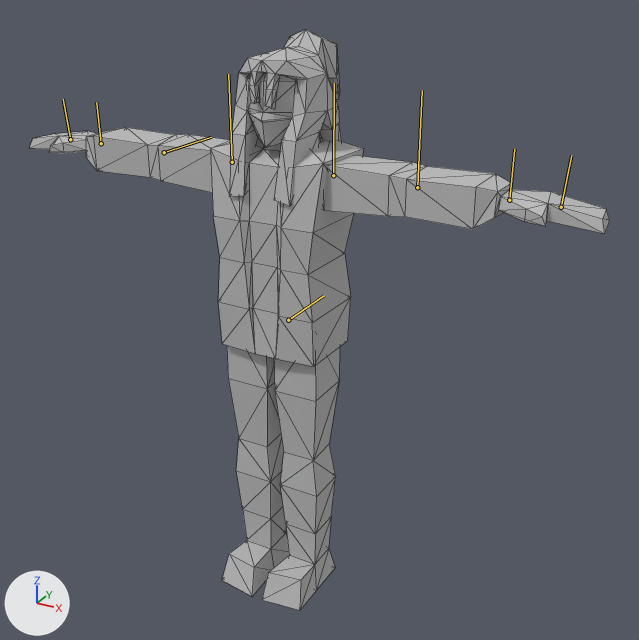
An edit to the glTF model Assets/Models/Character Models/Axel/Axel Model.glb, drawn before and after from the same camera.
Both versions are drawn from a 50 mm lens placed at (18.0, -29.7, 28.0), pointed at (1.9, -0.3, 13.3). Every picture has the same lights, and +X, +Y and +Z are marked at lower left. The bones that change are drawn over the model as lines. Mesh edges are drawn as thin lines.
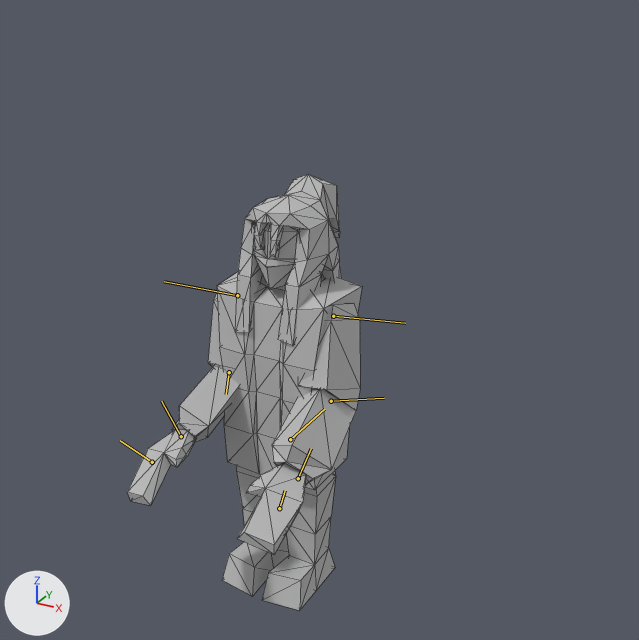
The newer file adds an action. The first version stands in its rest pose; the second is drawn at frame 24 of the action 'SittingUpperLoop'.

Where the change shows, as pixel boxes [x1, y1, x2, y2] in the pictures (639 x 640 px):
'Mesh_0', posed
    before: [210, 138, 364, 366]
    after: [217, 272, 362, 490]
'Mesh_4', posed (57% narrower, 219% taller)
    before: [324, 156, 610, 234]
    after: [237, 303, 360, 554]
'Hair', posed
    before: [229, 29, 341, 206]
    after: [235, 174, 342, 346]
'Mesh_3', posed
    before: [29, 127, 230, 193]
    after: [128, 293, 239, 506]
'Head', posed (8% narrower, 9% shorter)
    before: [246, 73, 298, 148]
    after: [252, 222, 300, 290]
bone 'UpperArmL', root to tip
    before: (333, 175) to (334, 83)
    after: (333, 316) to (405, 323)
bone 'LowerArmL', root to tip
    before: (417, 187) to (422, 90)
    after: (331, 401) to (384, 398)
bone 'PalmL', root to tip
    before: (509, 200) to (514, 149)
    after: (298, 478) to (311, 448)
bone 'FingersL', root to tip
    before: (561, 207) to (571, 155)
    after: (279, 508) to (285, 490)
bone 'UpperArmR', root to tip
    before: (232, 162) to (228, 74)
    after: (237, 295) to (164, 281)
bone 'LowerArmR', root to tip
    before: (164, 152) to (211, 137)
    after: (229, 372) to (226, 394)
bone 'PalmsR', root to tip
    before: (101, 143) to (96, 102)
    after: (181, 436) to (161, 401)
bone 'FingersR', root to tip
    before: (70, 139) to (63, 99)
    after: (152, 462) to (120, 440)
bone 'LowerTorso', root to tip
    before: (288, 320) to (324, 295)
    after: (290, 439) to (324, 409)

The change in detail:
Bone 'UpperArmL' (bone_upperarml) moves from (0.0, 0.0, 0.0) to (-0.02, -0.06, 0.01).
Bone 'UpperArmL' (bone_upperarml) turns from (0, 0, 0) to (82, -11, -15) degrees about its own x, y and z.
Bone 'LowerArmL' (bone_lowerarml) turns from (0, 0, 0) to (-13, -33, 24) degrees about its own x, y and z.
Bone 'PalmL' (bone_palml) turns from (0, 0, 0) to (-32, -6, 35) degrees about its own x, y and z.
Bone 'FingersL' (bone_fingersl) turns from (0, 0, 0) to (15, 0, 0) degrees about its own x, y and z.
Bone 'UpperArmR' (bone_upperarmr) moves from (0.0, 0.0, 0.0) to (0.01, -0.06, 0.0).
Bone 'UpperArmR' (bone_upperarmr) turns from (0, 0, 0) to (89, 11, 12) degrees about its own x, y and z.
Bone 'LowerArmR' (bone_lowerarmr) turns from (0, 0, 0) to (38, 25, -4) degrees about its own x, y and z.
Bone 'PalmsR' (bone_palmsr) turns from (0, 0, 0) to (-19, 13, -37) degrees about its own x, y and z.
Bone 'FingersR' (bone_fingersr) turns from (0, 0, 0) to (20, 0, 0) degrees about its own x, y and z.
Bone 'LowerTorso' (bone_lowertorso) moves from (0.0, 0.0, 0.0) to (0.19, -0.28, -5.74).
